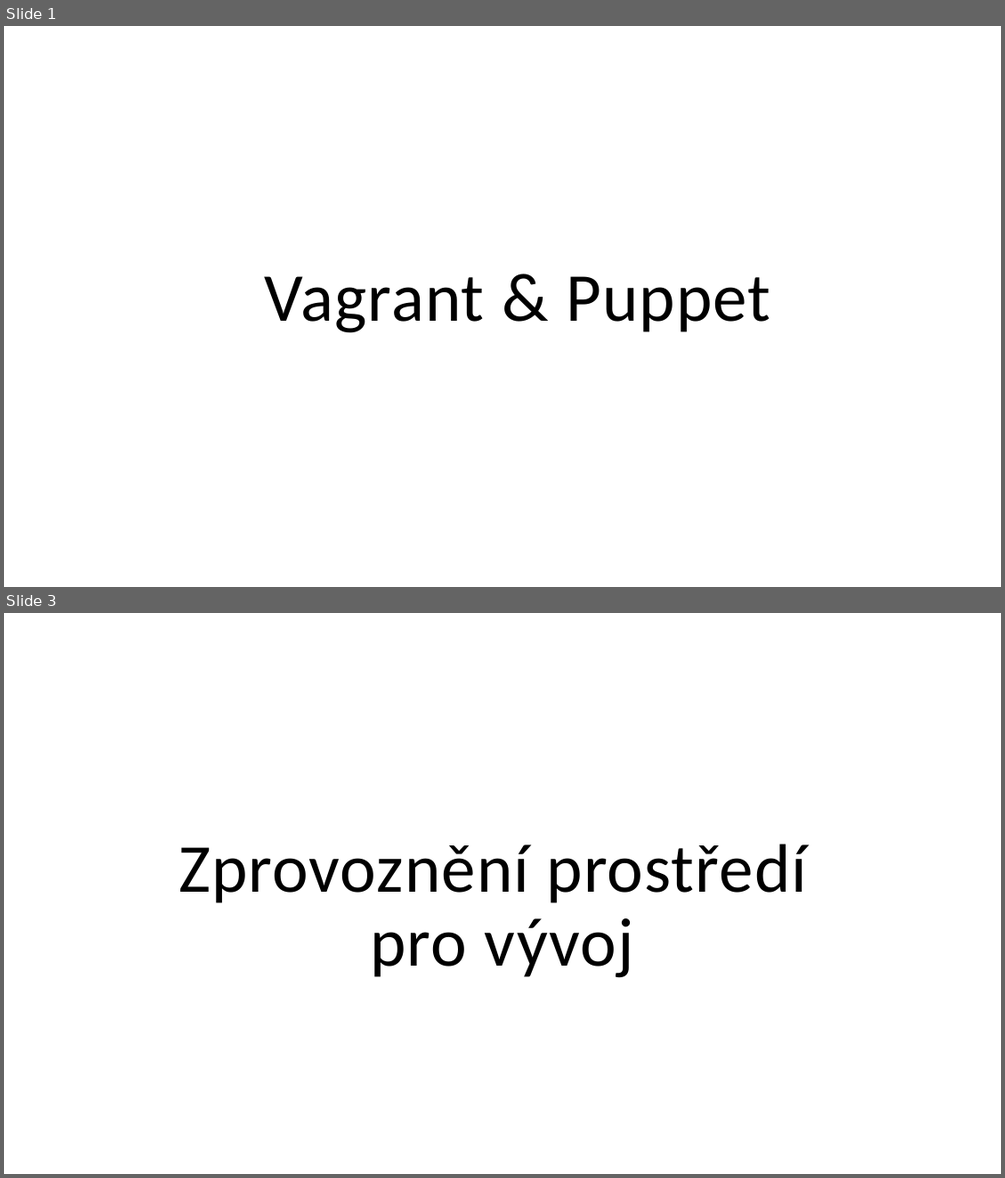
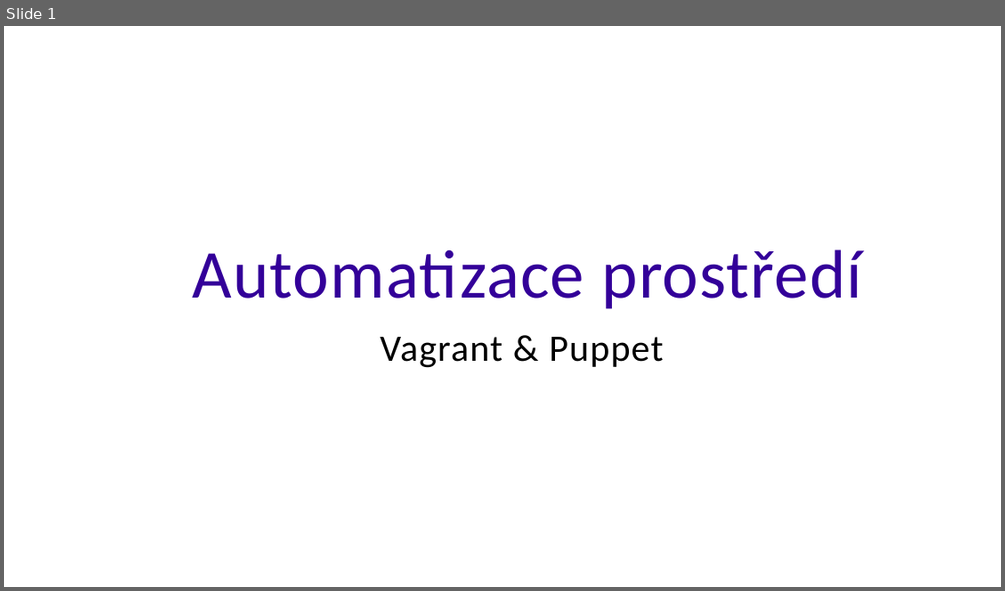
Before and after one commit to ondrej-smola/gdg_vagrant_puppet, a slide deck: gdg.odp. Shown one above the other, each under a label of ours: slides 1 and 3 before the commit, slide 1 after it; the slides between them are not shown. The pictures are 1005x1178 and 1005x591 pixels, drawn with LibreOffice and Linux fonts; fonts in the diff are those of the drawing; background and template pictures are left out. Boxes give left, top, right and bottom in pixels: in the first picture for what was removed or moved away, otherwise in the second. Text is boxed around its words. In the diff, an @@ line names an element or a change of style, - is before the commit and + after.

```diff
--- a/gdg.odp
+++ b/gdg.odp
@@ slide 3 removed at (4, 613, 1001, 1174), background picture (left out) @@
@@ title removed at (178, 844, 808, 978) @@
-Zprovoznění prostředí
-pro vývoj
@@ slide 1 changed as well @@
@@ title added at (193, 249, 863, 309), 66 pt, text #330099 @@
+Automatizace prostředí
@@ text "Vagrant & Puppet": place and size @@
-text "Vagrant & Puppet" at (265, 276, 770, 333)
+text "Vagrant & Puppet" at (380, 337, 663, 368)
@@ text "Vagrant & Puppet" at (380, 337, 663, 368): size 66 to 36 pt; line spacing 0.8 to 1; vertical alignment bottom to top @@
```
Also in this commit, not shown: 4 other slides changed, 2 slides added, 2 other slides removed, 3 other files.
